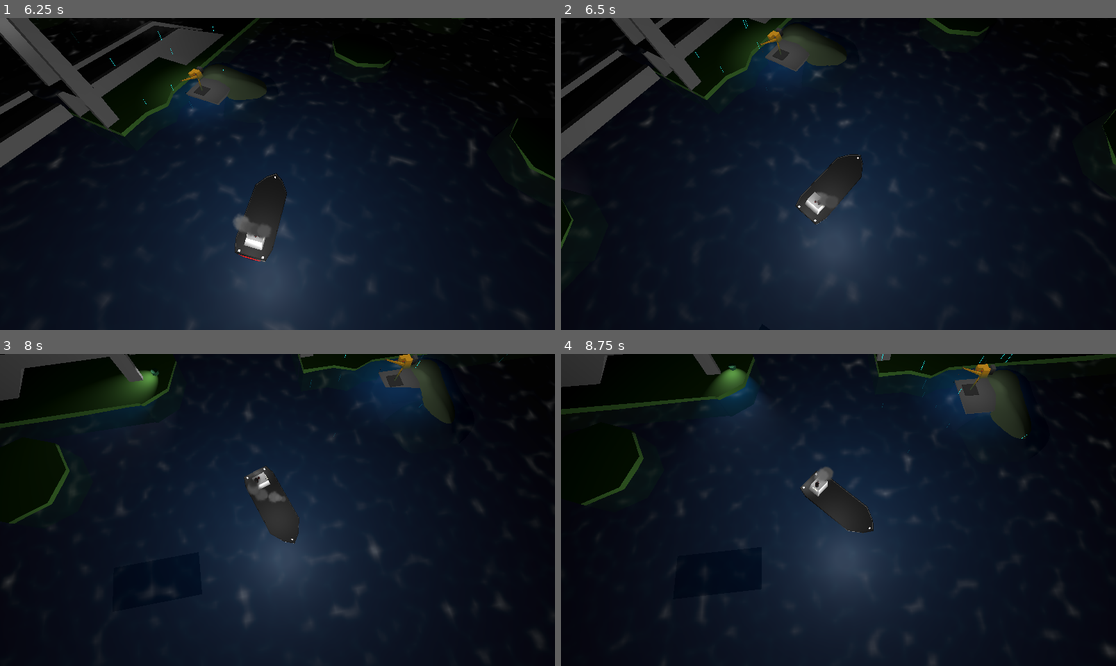
Above: before the commit, frames 1-4 (two rows, left to right).
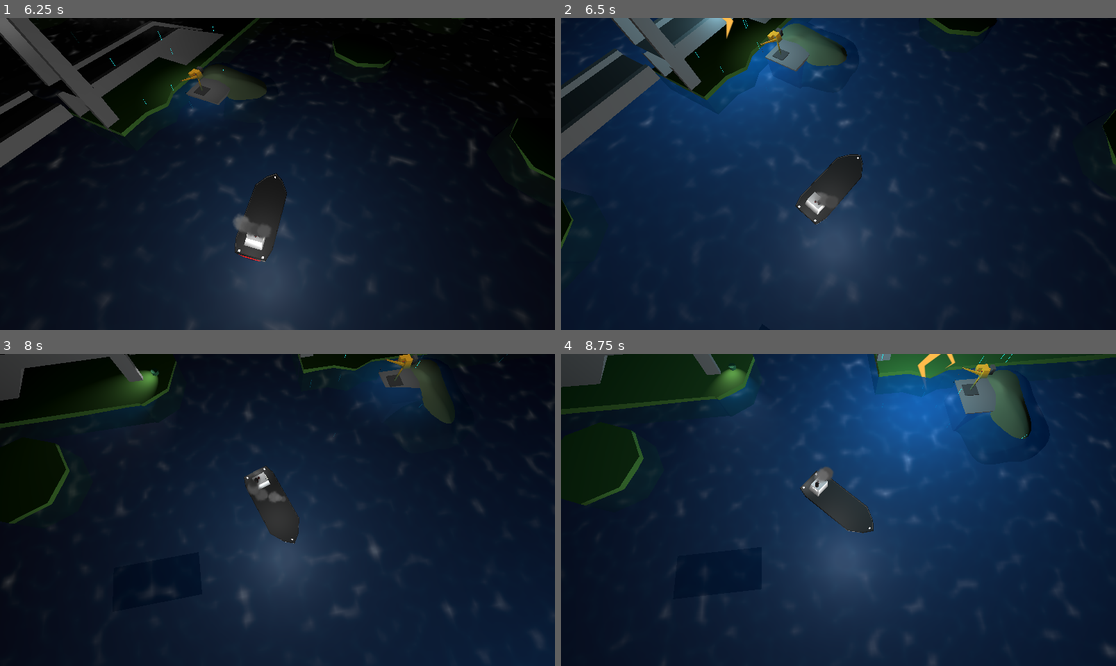
Above: after the commit, the same moments.

Repository: savenger/shipped
Game: Godot game, scene res://level/game.tscn
Two runs of this game, one before a commit and one after it. Both use one fixed random seed, a clock stepped at 60 frames per second and the inputs below.
Inputs (mouse positions are in pixels of both pictures, inside the frame that each line leads up to):
- Up to frame 1 (6.25 s): tap Enter at 0.5 s; move the mouse to (399, 158) at 0.52 s; hold D (Turn Right) 0.53-1.28 s; click (399, 158) at 0.6 s; move the mouse to (166, 189) at 1.27 s; hold A (Turn Left) 1.28-2.03 s; tap Mouse wheel down (volume_down) at 1.35, 4.35 s; move the mouse to (333, 105) at 2.02 s; hold D (Turn Right) 2.03-2.78 s; tap Mouse wheel up (volume_up) at 2.1, 5.1 s; move the mouse to (249, 236) at 2.77 s; hold S (CounterThrust) 2.78-3.53 s; tap C at 2.85, 5.85 s; move the mouse to (444, 220) at 3.52 s; hold A (Turn Left) 3.53-5.78 s; click (444, 220) at 3.6 s; move the mouse to (111, 127) at 4.27 s; move the mouse to (305, 174) at 5.02 s; move the mouse to (194, 96) at 5.77 s; hold D (Turn Right) from 5.78 s (still down)
- Up to frame 2 (6.5 s): keep holding D (Turn Right)
- Up to frame 3 (8 s): move the mouse to (399, 494) at 6.52 s; release D (Turn Right) at 6.53 s; hold S (CounterThrust) 6.53-7.28 s; click (399, 494) at 6.6 s; move the mouse to (166, 525) at 7.27 s; hold D (Turn Right) from 7.28 s (still down); tap Mouse wheel down (volume_down) at 7.35 s
- Up to frame 4 (8.75 s): move the mouse to (894, 441) at 8.02 s; release D (Turn Right) at 8.03 s; hold A (Turn Left) from 8.03 s (still down); tap Mouse wheel up (volume_up) at 8.1 s

Frame 1 is identical in both runs. In frame 2, 38% of the frame differs, in the area x 0-85%, y 0-97%; in frame 3, 6.9%; in frame 4, 55%, in the area x 7-100%, y 0-100%.

Commit message:
added explosion sound when hit by lightning

Diff:
--- a/ThunderStorm/ThunderStorm.gd
+++ b/ThunderStorm/ThunderStorm.gd
@@ -38,11 +38,16 @@
 		var frame_index = randi_range(0, $LightningSprite.hframes - 1)
 		$LightningSprite.frame = frame_index
 		$LightningSprite.visible = true
-		$OmniLight3D.visible = true
+		$LightningFlash.visible = true
 		await get_tree().create_timer(.2).timeout
 		$LightningSprite.visible = false
-		$OmniLight3D.visible = false
+		$LightningFlash.visible = false
 		$AudioLightning.play()
+		if randf() > 0.5:
+			$OmniLight3D.visible = true
+			await get_tree().create_timer(.1).timeout
+			$OmniLight3D.visible = false
+
 
 
 func _on_body_entered(body: Node3D):
--- a/ThunderStorm/thunder_storm.tscn
+++ b/ThunderStorm/thunder_storm.tscn
@@ -61,7 +61,8 @@
 hframes = 3
 
 [node name="OmniLight3D" type="OmniLight3D" parent="."]
-transform = Transform3D(1, 0, 0, 0, 1, 0, 0, 0, 1, 0, -6.93732, 0)
+transform = Transform3D(1, 0, 0, 0, 1, 0, 0, 0, 1, 0, -0.294308, 0)
+visible = false
 light_energy = 6.961
 light_size = 0.479
 
@@ -70,5 +71,13 @@
 autoplay = true
 
 [node name="AudioLightning" type="AudioStreamPlayer3D" parent="."]
+transform = Transform3D(1, 0, 0, 0, 1, 0, 0, 0, 1, 0, -14, 0)
 stream = ExtResource("6_qqd15")
-volume_db = 10.0
+volume_db = 50.0
+
+[node name="LightningFlash" type="OmniLight3D" parent="."]
+transform = Transform3D(1, 0, 0, 0, 1, 0, 0, 0, 1, 0, -7.10428, 0)
+visible = false
+light_color = Color(0.576471, 0.839216, 0.929412, 1)
+light_energy = 16.0
+omni_range = 103.747
--- a/ship/ship.gd
+++ b/ship/ship.gd
@@ -96,6 +96,7 @@
 
 func struck_by_lightning():
 	apply_force(Vector3.DOWN * strike_force, $top.position)
+	$AudioLightningStrike.play()
 
 func _on_body_entered(_body):
 	if linear_velocity.length() > 3:
--- a/ship/ship.tscn
+++ b/ship/ship.tscn
@@ -6,6 +6,7 @@
 [ext_resource type="Script" path="res://ship/CargoDeck.gd" id="3_ev1fy"]
 [ext_resource type="QuadMesh" uid="uid://cesv6k7syl4ai" path="res://Materials/Smoke.tres" id="5_nuwkk"]
 [ext_resource type="AudioStream" uid="uid://bi0nkh2sg1013" path="res://assets/sounds/371535__robinhood76__06934-distant-ship-horn.wav" id="5_pqpau"]
+[ext_resource type="AudioStream" uid="uid://mhpuxrgjvxbn" path="res://assets/sounds/422079__johnnyguitar01__single-firework.wav" id="6_u50wr"]
 
 [sub_resource type="BoxShape3D" id="BoxShape3D_k2tkv"]
 size = Vector3(10, 2, 3)
@@ -562,246 +563,249 @@
 
 [node name="CargoContainer1" parent="Deck" instance=ExtResource("3_4pe42")]
 transform = Transform3D(1, 0, 0, 0, 1, 0, 0, 0, 1, 0, 0, 1.2)
-mesh = SubResource("BoxMesh_q48ug")
+mesh = SubResource("BoxMesh_lk13i")
 
 [node name="CargoContainer2" parent="Deck" instance=ExtResource("3_4pe42")]
 transform = Transform3D(1, 0, 0, 0, 1, 0, 0, 0, 1, 0, 0, 0.6)
-mesh = SubResource("BoxMesh_aye4l")
+mesh = SubResource("BoxMesh_bs11p")
 
 [node name="CargoContainer3" parent="Deck" instance=ExtResource("3_4pe42")]
-mesh = SubResource("BoxMesh_eue70")
+mesh = SubResource("BoxMesh_fif0k")
 
 [node name="CargoContainer4" parent="Deck" instance=ExtResource("3_4pe42")]
 transform = Transform3D(1, 0, 0, 0, 1, 0, 0, 0, 1, 0, 0, -0.6)
-mesh = SubResource("BoxMesh_jku2r")
+mesh = SubResource("BoxMesh_r1ps4")
 
 [node name="CargoContainer5" parent="Deck" instance=ExtResource("3_4pe42")]
 transform = Transform3D(1, 0, 0, 0, 1, 0, 0, 0, 1, 0, 0, -1.2)
-mesh = SubResource("BoxMesh_q73f7")
+mesh = SubResource("BoxMesh_qep1s")
 
 [node name="CargoContainer6" parent="Deck" instance=ExtResource("3_4pe42")]
 transform = Transform3D(1, 0, 0, 0, 1, 0, 0, 0, 1, 1.1, 0, 1.2)
-mesh = SubResource("BoxMesh_t8e8l")
+mesh = SubResource("BoxMesh_pk7kc")
 
 [node name="CargoContainer7" parent="Deck" instance=ExtResource("3_4pe42")]
 transform = Transform3D(1, 0, 0, 0, 1, 0, 0, 0, 1, 1.1, 0, 0.6)
-mesh = SubResource("BoxMesh_lmjmx")
+mesh = SubResource("BoxMesh_yqpjg")
 
 [node name="CargoContainer8" parent="Deck" instance=ExtResource("3_4pe42")]
 transform = Transform3D(1, 0, 0, 0, 1, 0, 0, 0, 1, 1.1, 0, 0)
-mesh = SubResource("BoxMesh_b7shd")
+mesh = SubResource("BoxMesh_51png")
 
 [node name="CargoContainer9" parent="Deck" instance=ExtResource("3_4pe42")]
 transform = Transform3D(1, 0, 0, 0, 1, 0, 0, 0, 1, 1.1, 0, -0.6)
-mesh = SubResource("BoxMesh_ydvfp")
+mesh = SubResource("BoxMesh_47jba")
 
 [node name="CargoContainer10" parent="Deck" instance=ExtResource("3_4pe42")]
 transform = Transform3D(1, 0, 0, 0, 1, 0, 0, 0, 1, 1.1, 0, -1.2)
-mesh = SubResource("BoxMesh_f5apq")
+mesh = SubResource("BoxMesh_o11bv")
 
 [node name="CargoContainer11" parent="Deck" instance=ExtResource("3_4pe42")]
 transform = Transform3D(1, 0, 0, 0, 1, 0, 0, 0, 1, 2.2, 0, 1.2)
-mesh = SubResource("BoxMesh_o705v")
+mesh = SubResource("BoxMesh_2v4j8")
 
 [node name="CargoContainer12" parent="Deck" instance=ExtResource("3_4pe42")]
 transform = Transform3D(1, 0, 0, 0, 1, 0, 0, 0, 1, 2.2, 0, 0.6)
-mesh = SubResource("BoxMesh_vman3")
+mesh = SubResource("BoxMesh_7qort")
 
 [node name="CargoContainer13" parent="Deck" instance=ExtResource("3_4pe42")]
 transform = Transform3D(1, 0, 0, 0, 1, 0, 0, 0, 1, 2.2, 0, 0)
-mesh = SubResource("BoxMesh_7j1ne")
+mesh = SubResource("BoxMesh_54i65")
 
 [node name="CargoContainer14" parent="Deck" instance=ExtResource("3_4pe42")]
 transform = Transform3D(1, 0, 0, 0, 1, 0, 0, 0, 1, 2.2, 0, -0.6)
-mesh = SubResource("BoxMesh_iug73")
+mesh = SubResource("BoxMesh_61p7l")
 
 [node name="CargoContainer15" parent="Deck" instance=ExtResource("3_4pe42")]
 transform = Transform3D(1, 0, 0, 0, 1, 0, 0, 0, 1, 2.2, 0, -1.2)
-mesh = SubResource("BoxMesh_l2yng")
+mesh = SubResource("BoxMesh_jla6f")
 
 [node name="CargoContainer16" parent="Deck" instance=ExtResource("3_4pe42")]
 transform = Transform3D(1, 0, 0, 0, 1, 0, 0, 0, 1, 3.3, 0, 1.2)
-mesh = SubResource("BoxMesh_7u84o")
+mesh = SubResource("BoxMesh_ym21g")
 
 [node name="CargoContainer17" parent="Deck" instance=ExtResource("3_4pe42")]
 transform = Transform3D(1, 0, 0, 0, 1, 0, 0, 0, 1, 3.3, 0, 0.6)
-mesh = SubResource("BoxMesh_8p4q5")
+mesh = SubResource("BoxMesh_clv5p")
 
 [node name="CargoContainer18" parent="Deck" instance=ExtResource("3_4pe42")]
 transform = Transform3D(1, 0, 0, 0, 1, 0, 0, 0, 1, 3.3, 0, 0)
-mesh = SubResource("BoxMesh_57wj7")
+mesh = SubResource("BoxMesh_jw1ld")
 
 [node name="CargoContainer19" parent="Deck" instance=ExtResource("3_4pe42")]
 transform = Transform3D(1, 0, 0, 0, 1, 0, 0, 0, 1, 3.3, 0, -0.6)
-mesh = SubResource("BoxMesh_akliw")
+mesh = SubResource("BoxMesh_e57xt")
 
 [node name="CargoContainer20" parent="Deck" instance=ExtResource("3_4pe42")]
 transform = Transform3D(1, 0, 0, 0, 1, 0, 0, 0, 1, 3.3, 0, -1.2)
-mesh = SubResource("BoxMesh_finbx")
+mesh = SubResource("BoxMesh_rtfvs")
 
 [node name="CargoContainer21" parent="Deck" instance=ExtResource("3_4pe42")]
 transform = Transform3D(1, 0, 0, 0, 1, 0, 0, 0, 1, 0, 0.6, 1.2)
-mesh = SubResource("BoxMesh_h8k5a")
+mesh = SubResource("BoxMesh_qsfs2")
 
 [node name="CargoContainer22" parent="Deck" instance=ExtResource("3_4pe42")]
 transform = Transform3D(1, 0, 0, 0, 1, 0, 0, 0, 1, 0, 0.6, 0.6)
-mesh = SubResource("BoxMesh_uxala")
+mesh = SubResource("BoxMesh_hpb2b")
 
 [node name="CargoContainer23" parent="Deck" instance=ExtResource("3_4pe42")]
 transform = Transform3D(1, 0, 0, 0, 1, 0, 0, 0, 1, 0, 0.6, 0)
-mesh = SubResource("BoxMesh_tv85i")
+mesh = SubResource("BoxMesh_f0euj")
 
 [node name="CargoContainer24" parent="Deck" instance=ExtResource("3_4pe42")]
 transform = Transform3D(1, 0, 0, 0, 1, 0, 0, 0, 1, 0, 0.6, -0.6)
-mesh = SubResource("BoxMesh_ud54u")
+mesh = SubResource("BoxMesh_7dqmr")
 
 [node name="CargoContainer25" parent="Deck" instance=ExtResource("3_4pe42")]
 transform = Transform3D(1, 0, 0, 0, 1, 0, 0, 0, 1, 0, 0.6, -1.2)
-mesh = SubResource("BoxMesh_3ti3u")
+mesh = SubResource("BoxMesh_382h2")
 
 [node name="CargoContainer26" parent="Deck" instance=ExtResource("3_4pe42")]
 transform = Transform3D(1, 0, 0, 0, 1, 0, 0, 0, 1, 1.1, 0.6, 1.2)
-mesh = SubResource("BoxMesh_74ugx")
+mesh = SubResource("BoxMesh_p8m6e")
 
 [node name="CargoContainer27" parent="Deck" instance=ExtResource("3_4pe42")]
 transform = Transform3D(1, 0, 0, 0, 1, 0, 0, 0, 1, 1.1, 0.6, 0.6)
-mesh = SubResource("BoxMesh_jqe17")
+mesh = SubResource("BoxMesh_k6jg6")
 
 [node name="CargoContainer28" parent="Deck" instance=ExtResource("3_4pe42")]
 transform = Transform3D(1, 0, 0, 0, 1, 0, 0, 0, 1, 1.1, 0.6, 0)
-mesh = SubResource("BoxMesh_bkvhc")
+mesh = SubResource("BoxMesh_iuyta")
 
 [node name="CargoContainer29" parent="Deck" instance=ExtResource("3_4pe42")]
 transform = Transform3D(1, 0, 0, 0, 1, 0, 0, 0, 1, 1.1, 0.6, -0.6)
-mesh = SubResource("BoxMesh_qqus7")
+mesh = SubResource("BoxMesh_huteq")
 
 [node name="CargoContainer30" parent="Deck" instance=ExtResource("3_4pe42")]
 transform = Transform3D(1, 0, 0, 0, 1, 0, 0, 0, 1, 1.1, 0.6, -1.2)
-mesh = SubResource("BoxMesh_mtbl6")
+mesh = SubResource("BoxMesh_ls1qh")
 
 [node name="CargoContainer31" parent="Deck" instance=ExtResource("3_4pe42")]
 transform = Transform3D(1, 0, 0, 0, 1, 0, 0, 0, 1, 2.2, 0.6, 1.2)
-mesh = SubResource("BoxMesh_0m0rj")
+mesh = SubResource("BoxMesh_ohfjc")
 
 [node name="CargoContainer32" parent="Deck" instance=ExtResource("3_4pe42")]
 transform = Transform3D(1, 0, 0, 0, 1, 0, 0, 0, 1, 2.2, 0.6, 0.6)
-mesh = SubResource("BoxMesh_mkenl")
+mesh = SubResource("BoxMesh_n30kl")
 
 [node name="CargoContainer33" parent="Deck" instance=ExtResource("3_4pe42")]
 transform = Transform3D(1, 0, 0, 0, 1, 0, 0, 0, 1, 2.2, 0.6, 0)
-mesh = SubResource("BoxMesh_3ydqx")
+mesh = SubResource("BoxMesh_e2416")
 
 [node name="CargoContainer34" parent="Deck" instance=ExtResource("3_4pe42")]
 transform = Transform3D(1, 0, 0, 0, 1, 0, 0, 0, 1, 2.2, 0.6, -0.6)
-mesh = SubResource("BoxMesh_qrni6")
+mesh = SubResource("BoxMesh_tx3c3")
 
 [node name="CargoContainer35" parent="Deck" instance=ExtResource("3_4pe42")]
 transform = Transform3D(1, 0, 0, 0, 1, 0, 0, 0, 1, 2.2, 0.6, -1.2)
-mesh = SubResource("BoxMesh_n473w")
+mesh = SubResource("BoxMesh_houad")
 
 [node name="CargoContainer36" parent="Deck" instance=ExtResource("3_4pe42")]
 transform = Transform3D(1, 0, 0, 0, 1, 0, 0, 0, 1, 3.3, 0.6, 1.2)
-mesh = SubResource("BoxMesh_hyjtd")
+mesh = SubResource("BoxMesh_ivqal")
 
 [node name="CargoContainer37" parent="Deck" instance=ExtResource("3_4pe42")]
 transform = Transform3D(1, 0, 0, 0, 1, 0, 0, 0, 1, 3.3, 0.6, 0.6)
-mesh = SubResource("BoxMesh_rh1iw")
+mesh = SubResource("BoxMesh_8j1ks")
 
 [node name="CargoContainer38" parent="Deck" instance=ExtResource("3_4pe42")]
 transform = Transform3D(1, 0, 0, 0, 1, 0, 0, 0, 1, 3.3, 0.6, 0)
-mesh = SubResource("BoxMesh_dkqyy")
+mesh = SubResource("BoxMesh_4ln63")
 
 [node name="CargoContainer39" parent="Deck" instance=ExtResource("3_4pe42")]
 transform = Transform3D(1, 0, 0, 0, 1, 0, 0, 0, 1, 3.3, 0.6, -0.6)
-mesh = SubResource("BoxMesh_bhon6")
+mesh = SubResource("BoxMesh_nustl")
 
 [node name="CargoContainer40" parent="Deck" instance=ExtResource("3_4pe42")]
 transform = Transform3D(1, 0, 0, 0, 1, 0, 0, 0, 1, 3.3, 0.6, -1.2)
-mesh = SubResource("BoxMesh_cd45y")
+mesh = SubResource("BoxMesh_4yqtd")
 
 [node name="CargoContainer41" parent="Deck" instance=ExtResource("3_4pe42")]
 transform = Transform3D(1, 0, 0, 0, 1, 0, 0, 0, 1, 0, 1.2, 1.2)
-mesh = SubResource("BoxMesh_3vtmi")
+mesh = SubResource("BoxMesh_57kt6")
 
 [node name="CargoContainer42" parent="Deck" instance=ExtResource("3_4pe42")]
 transform = Transform3D(1, 0, 0, 0, 1, 0, 0, 0, 1, 0, 1.2, 0.6)
-mesh = SubResource("BoxMesh_lrjk6")
+mesh = SubResource("BoxMesh_j2ou0")
 
 [node name="CargoContainer43" parent="Deck" instance=ExtResource("3_4pe42")]
 transform = Transform3D(1, 0, 0, 0, 1, 0, 0, 0, 1, 0, 1.2, 0)
-mesh = SubResource("BoxMesh_0e02b")
+mesh = SubResource("BoxMesh_q822g")
 
 [node name="CargoContainer44" parent="Deck" instance=ExtResource("3_4pe42")]
 transform = Transform3D(1, 0, 0, 0, 1, 0, 0, 0, 1, 0, 1.2, -0.6)
-mesh = SubResource("BoxMesh_2ygqs")
+mesh = SubResource("BoxMesh_56bb5")
 
 [node name="CargoContainer45" parent="Deck" instance=ExtResource("3_4pe42")]
 transform = Transform3D(1, 0, 0, 0, 1, 0, 0, 0, 1, 0, 1.2, -1.2)
-mesh = SubResource("BoxMesh_vfehj")
+mesh = SubResource("BoxMesh_d5sn3")
 
 [node name="CargoContainer46" parent="Deck" instance=ExtResource("3_4pe42")]
 transform = Transform3D(1, 0, 0, 0, 1, 0, 0, 0, 1, 1.1, 1.2, 1.2)
-mesh = SubResource("BoxMesh_5j0jk")
+mesh = SubResource("BoxMesh_exife")
 
 [node name="CargoContainer47" parent="Deck" instance=ExtResource("3_4pe42")]
 transform = Transform3D(1, 0, 0, 0, 1, 0, 0, 0, 1, 1.1, 1.2, 0.6)
-mesh = SubResource("BoxMesh_1ywvl")
+mesh = SubResource("BoxMesh_y02fj")
 
 [node name="CargoContainer48" parent="Deck" instance=ExtResource("3_4pe42")]
 transform = Transform3D(1, 0, 0, 0, 1, 0, 0, 0, 1, 1.1, 1.2, 0)
-mesh = SubResource("BoxMesh_vrs68")
+mesh = SubResource("BoxMesh_3c13e")
 
 [node name="CargoContainer49" parent="Deck" instance=ExtResource("3_4pe42")]
 transform = Transform3D(1, 0, 0, 0, 1, 0, 0, 0, 1, 1.1, 1.2, -0.6)
-mesh = SubResource("BoxMesh_y7gdl")
+mesh = SubResource("BoxMesh_yfikl")
 
 [node name="CargoContainer50" parent="Deck" instance=ExtResource("3_4pe42")]
 transform = Transform3D(1, 0, 0, 0, 1, 0, 0, 0, 1, 1.1, 1.2, -1.2)
-mesh = SubResource("BoxMesh_a70r1")
+mesh = SubResource("BoxMesh_jabte")
 
 [node name="CargoContainer51" parent="Deck" instance=ExtResource("3_4pe42")]
 transform = Transform3D(1, 0, 0, 0, 1, 0, 0, 0, 1, 2.2, 1.2, 1.2)
-mesh = SubResource("BoxMesh_teerg")
+mesh = SubResource("BoxMesh_2ssjg")
 
 [node name="CargoContainer52" parent="Deck" instance=ExtResource("3_4pe42")]
 transform = Transform3D(1, 0, 0, 0, 1, 0, 0, 0, 1, 2.2, 1.2, 0.6)
-mesh = SubResource("BoxMesh_gdn5k")
+mesh = SubResource("BoxMesh_v6qi7")
 
 [node name="CargoContainer53" parent="Deck" instance=ExtResource("3_4pe42")]
 transform = Transform3D(1, 0, 0, 0, 1, 0, 0, 0, 1, 2.2, 1.2, 0)
-mesh = SubResource("BoxMesh_jghby")
+mesh = SubResource("BoxMesh_rqhqh")
 
 [node name="CargoContainer54" parent="Deck" instance=ExtResource("3_4pe42")]
 transform = Transform3D(1, 0, 0, 0, 1, 0, 0, 0, 1, 2.2, 1.2, -0.6)
-mesh = SubResource("BoxMesh_6swqw")
+mesh = SubResource("BoxMesh_0vj1c")
 
 [node name="CargoContainer55" parent="Deck" instance=ExtResource("3_4pe42")]
 transform = Transform3D(1, 0, 0, 0, 1, 0, 0, 0, 1, 2.2, 1.2, -1.2)
-mesh = SubResource("BoxMesh_avg42")
+mesh = SubResource("BoxMesh_ss5xd")
 
 [node name="CargoContainer56" parent="Deck" instance=ExtResource("3_4pe42")]
 transform = Transform3D(1, 0, 0, 0, 1, 0, 0, 0, 1, 3.3, 1.2, 1.2)
-mesh = SubResource("BoxMesh_5d13m")
+mesh = SubResource("BoxMesh_xa4u7")
 
 [node name="CargoContainer57" parent="Deck" instance=ExtResource("3_4pe42")]
 transform = Transform3D(1, 0, 0, 0, 1, 0, 0, 0, 1, 3.3, 1.2, 0.6)
-mesh = SubResource("BoxMesh_8wgvm")
+mesh = SubResource("BoxMesh_acmfb")
 
 [node name="CargoContainer58" parent="Deck" instance=ExtResource("3_4pe42")]
 transform = Transform3D(1, 0, 0, 0, 1, 0, 0, 0, 1, 3.3, 1.2, 0)
-mesh = SubResource("BoxMesh_sgmib")
+mesh = SubResource("BoxMesh_wtknx")
 
 [node name="CargoContainer59" parent="Deck" instance=ExtResource("3_4pe42")]
 transform = Transform3D(1, 0, 0, 0, 1, 0, 0, 0, 1, 3.3, 1.2, -0.6)
-mesh = SubResource("BoxMesh_s1a04")
+mesh = SubResource("BoxMesh_ap4r3")
 
 [node name="CargoContainer60" parent="Deck" instance=ExtResource("3_4pe42")]
 transform = Transform3D(1, 0, 0, 0, 1, 0, 0, 0, 1, 3.3, 1.2, -1.2)
-mesh = SubResource("BoxMesh_koen1")
-
-[node name="AudioHorn" type="AudioStreamPlayer2D" parent="."]
+mesh = SubResource("BoxMesh_qwm6q")
+
+[node name="AudioHorn" type="AudioStreamPlayer" parent="."]
 stream = ExtResource("5_pqpau")
-volume_db = -10.0
+
+[node name="AudioLightningStrike" type="AudioStreamPlayer" parent="."]
+stream = ExtResource("6_u50wr")
+volume_db = 10.0
 
 [node name="SpotLight3D" type="SpotLight3D" parent="."]
 transform = Transform3D(1, 0, 0, 0, 0.932431, 0.361348, 0, -0.361348, 0.932431, -1.8151, 3.51461, -3.37871)
Not shown, added: assets/sounds/422079__johnnyguitar01__single-firework.wav.import
Not shown: 2 places in ship/ship.tscn that only renumber resources
Not shown, added: assets/sounds/422079__johnnyguitar01__single-firework.wav
